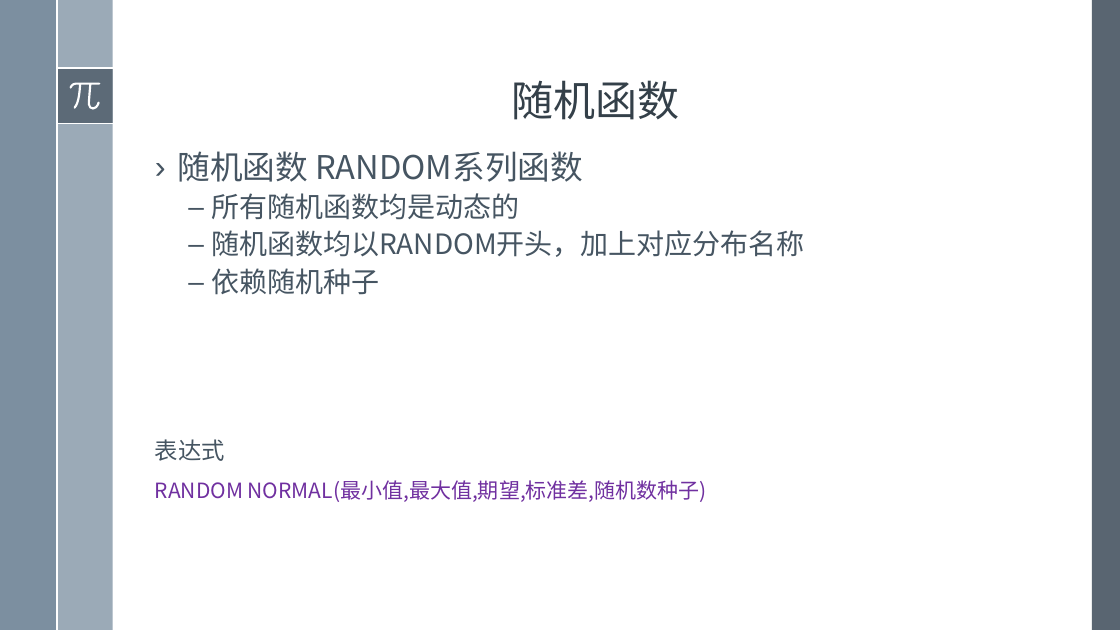
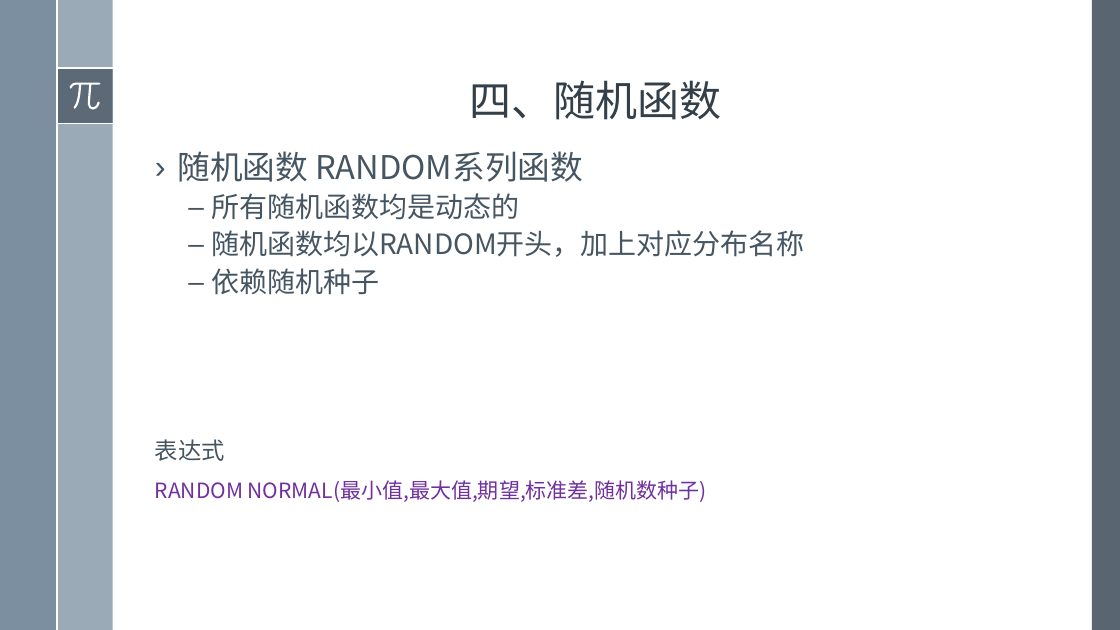
Before and after one commit to exoplanetX/SystemDynamics, a slide deck: slide 16 of 2019系统仿真-4-动态函数.pptx (slide 17 before the commit). Drawn at 1120x630 pixels with LibreOffice and Linux fonts; fonts in the diff are those of the drawing. Boxes give left, top, right and bottom in pixels: in the first picture for what was removed or moved away, otherwise in the second. Text is boxed around its words. In the diff, an @@ line names an element or a change of style, - is before the commit and + after.

```diff
--- a/2019系统仿真-4-动态函数.pptx
+++ b/2019系统仿真-4-动态函数.pptx
@@ title at [470,80,722,120]: text changed @@
-随机函数
+四、随机函数
```
Also in this commit, not shown: 9 other slides changed, 2 slides removed.
